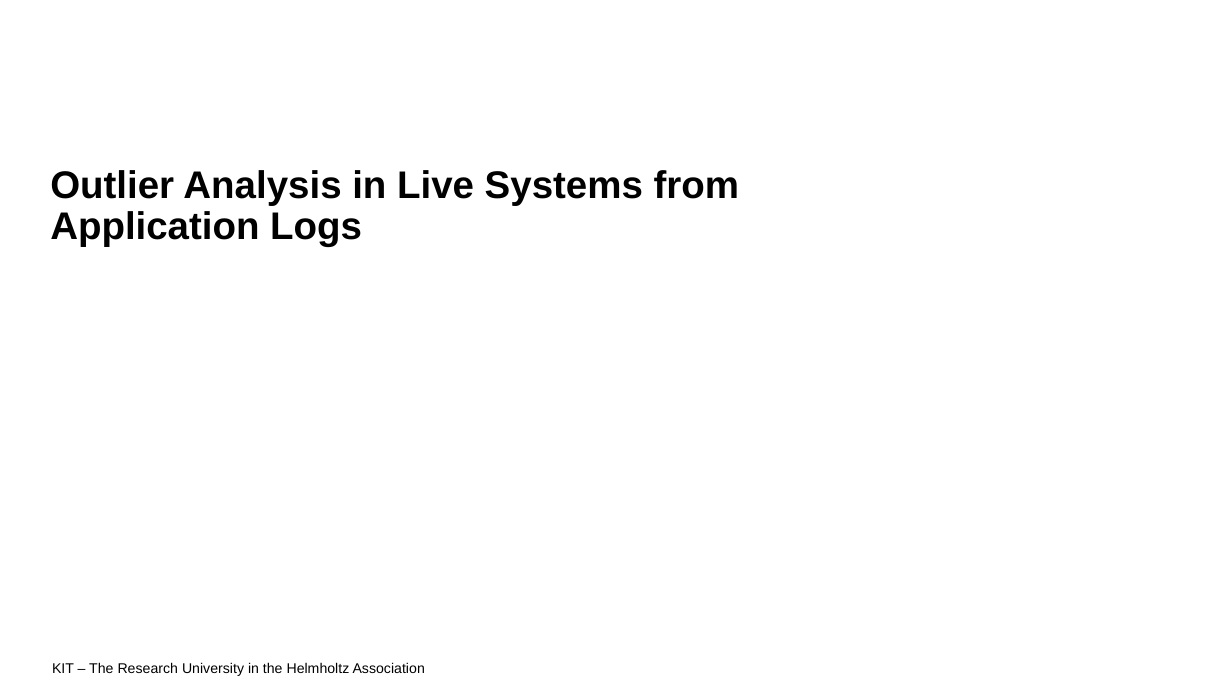
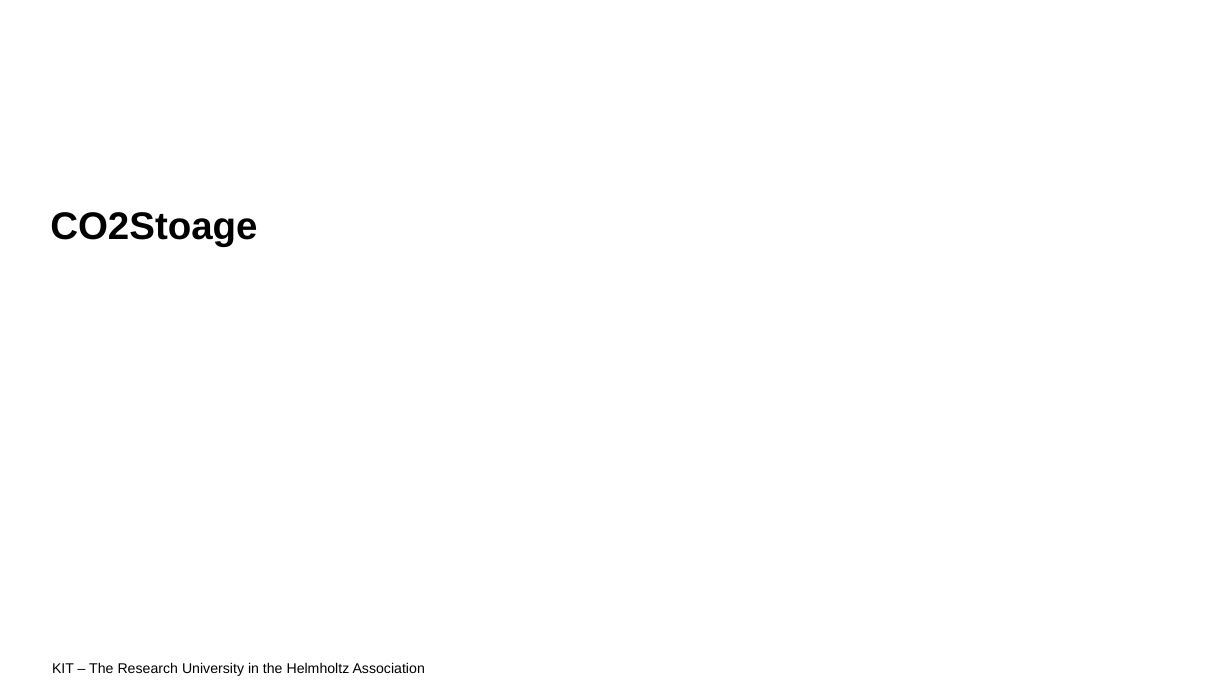
Before and after one commit to ericzhou571/Co2Storage, a slide deck: slide 1 of CO2Storage.pptx. Drawn at 1232x693 pixels with LibreOffice and Linux fonts; fonts in the diff are those of the drawing; background and template pictures are left out. Boxes give left, top, right and bottom in pixels: in the first picture for what was removed or moved away, otherwise in the second. Text is boxed around its words. In the diff, an @@ line names an element or a change of style, - is before the commit and + after.

```diff
--- a/CO2Storage.pptx
+++ b/CO2Storage.pptx
@@ text at box(50, 212, 257, 247): text changed @@
-Outlier Analysis in Live Systems from Application Logs
+CO2Stoage
```
Also in this commit, not shown: 3 other slides changed, 1 other file.
